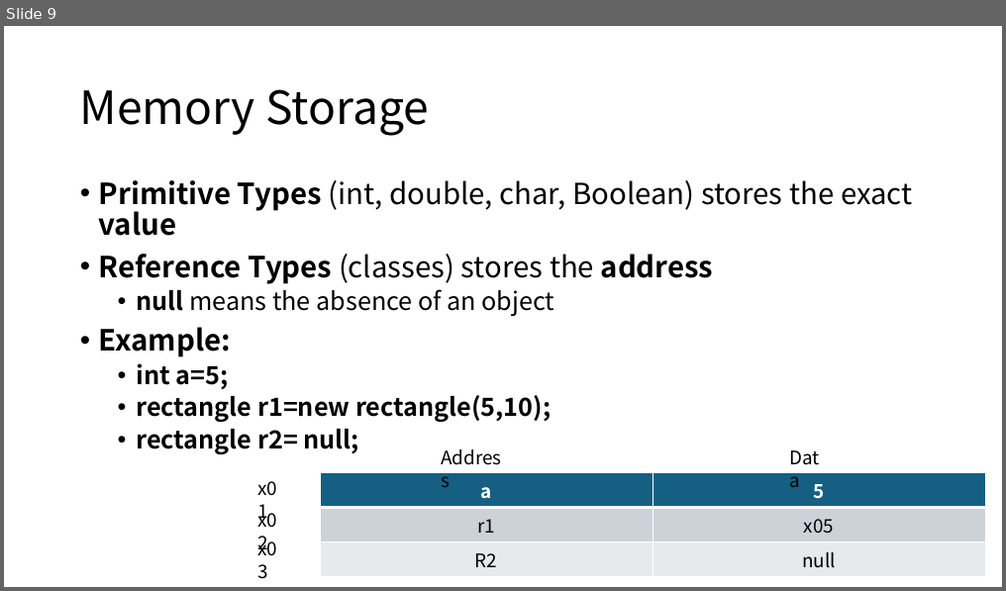
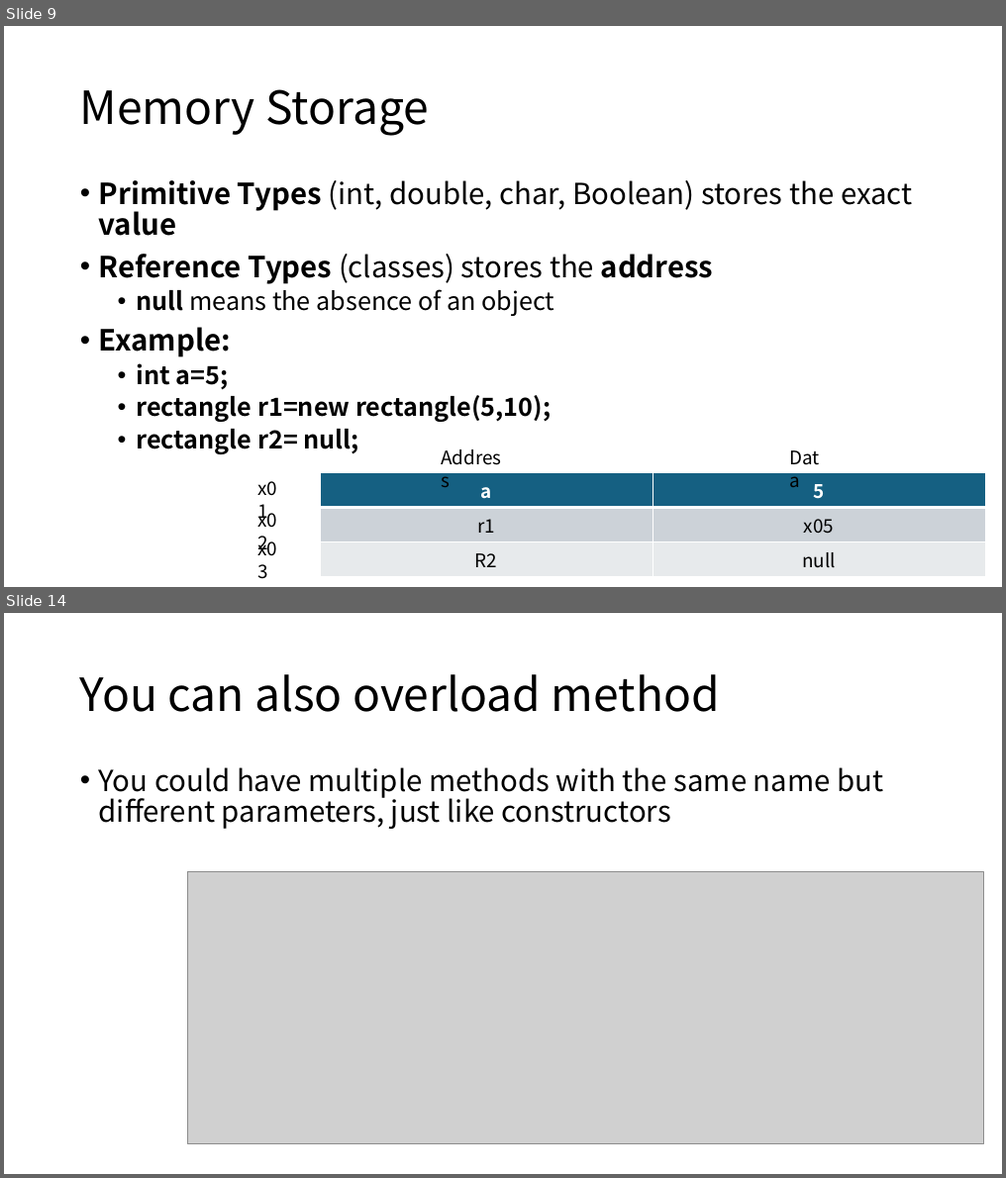
Before and after one commit to siw028/siwen.github.io, a slide deck: files/APCSA/Unit2.pptx. Shown one above the other, each under a label of ours: slide 9 before the commit, slides 9 and 14 after it; the slides between them are not shown. The pictures are 1006x591 and 1006x1178 pixels, drawn with LibreOffice and Linux fonts; fonts in the diff are those of the drawing; grey boxes stand for pictures. Boxes give left, top, right and bottom in pixels: in the first picture for what was removed or moved away, otherwise in the second. Text is boxed around its words. In the diff, an @@ line names an element or a change of style, - is before the commit and + after.

```diff
--- a/files/APCSA/Unit2.pptx
+++ b/files/APCSA/Unit2.pptx
@@ slide 14 added at bbox=[4, 613, 1002, 1174], background #FFFFFF @@
@@ title added at bbox=[80, 674, 720, 712], 44 pt, text #000000 @@
+You can also overload method
@@ text added at bbox=[99, 767, 883, 829], 28 pt, text #000000 @@
+• You could have multiple methods with the same name but different parameters, just like constructors
@@ picture added at bbox=[188, 872, 984, 1146] @@
```
Also in this commit, not shown: 24 other slides added.
